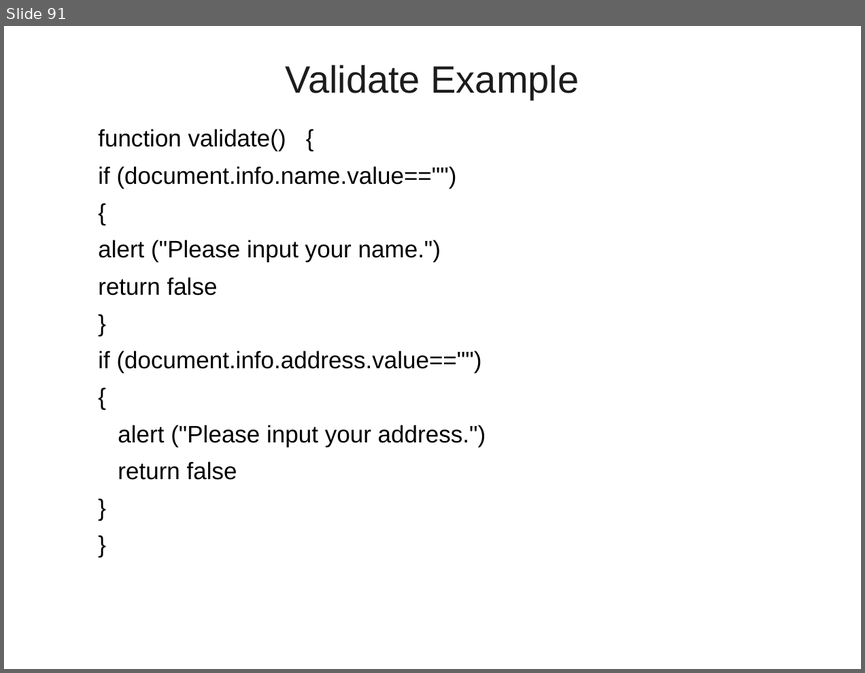
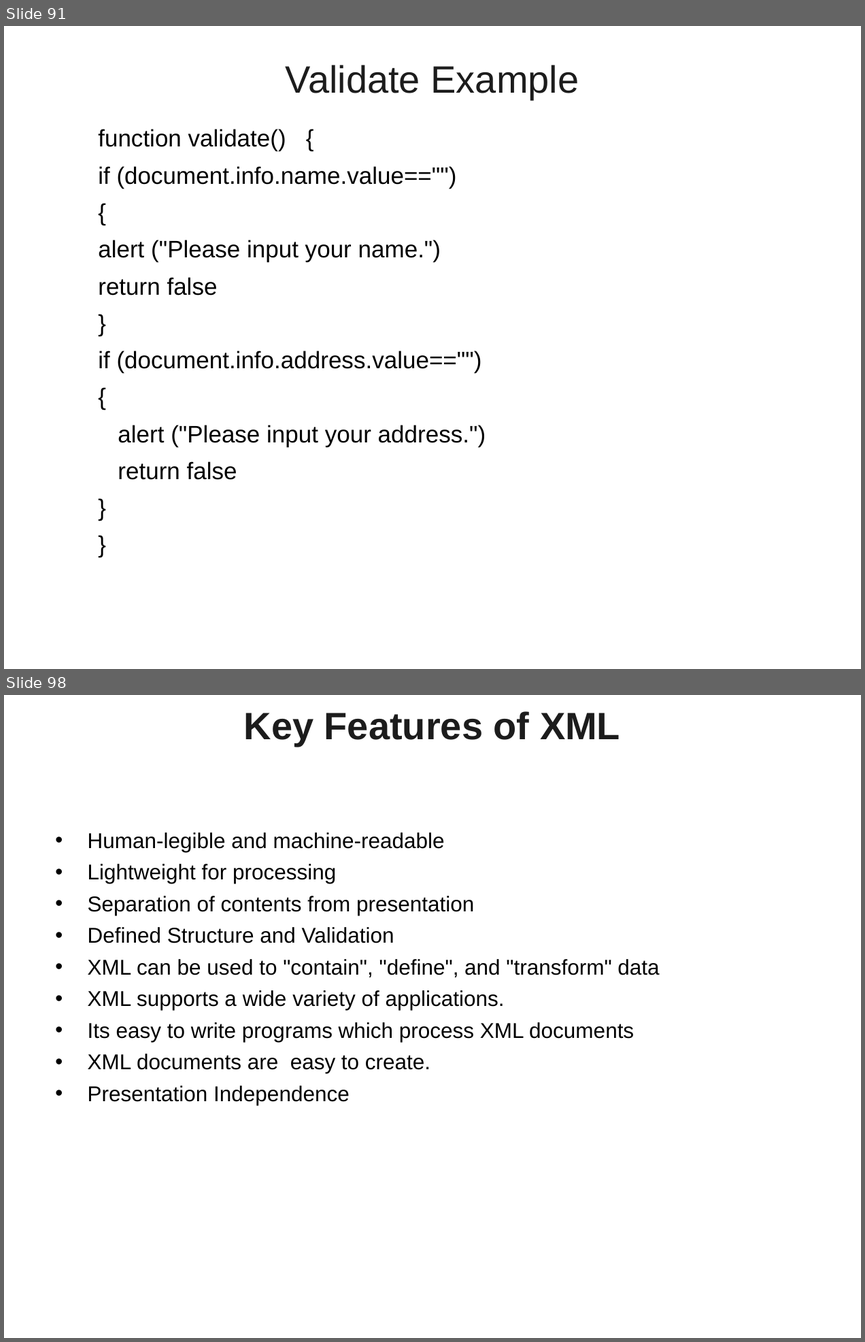
Before and after one commit to vatsanTraining/training_june_2022, a slide deck: JavaScript_Module_1.ppt. Shown one above the other, each under a label of ours: slide 91 before the commit, slides 91 and 98 after it; the slides between them are not shown. The pictures are 865x673 and 865x1342 pixels, drawn with LibreOffice and Linux fonts; fonts in the diff are those of the drawing; background and template pictures are left out. Boxes give left, top, right and bottom in pixels: in the first picture for what was removed or moved away, otherwise in the second. Text is boxed around its words. In the diff, an @@ line names an element or a change of style, - is before the commit and + after.

Commit message:
Add files via upload
XML Content Also added

```diff
--- a/JavaScript_Module_1.ppt
+++ b/JavaScript_Module_1.ppt
@@ slide 98 added at box(4, 695, 861, 1338), background picture (left out) @@
@@ title added at box(244, 711, 620, 747), 32 pt, text #1C1C1C, bold @@
+Key Features of XML
@@ text added at box(88, 832, 659, 1105), 18 pt, text #000000 @@
+• Human-legible and machine-readable
+• Lightweight for processing
+• Separation of contents from presentation
+• Defined Structure and Validation
+• XML can be used to "contain", "define", and "transform" data
+• XML supports a wide variety of applications.
+• Its easy to write programs which process XML documents
+• XML documents are easy to create.
+• Presentation Independence
```
Also in this commit, not shown: 16 slides changed, 43 other slides added.
